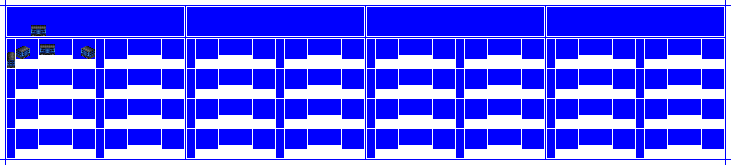
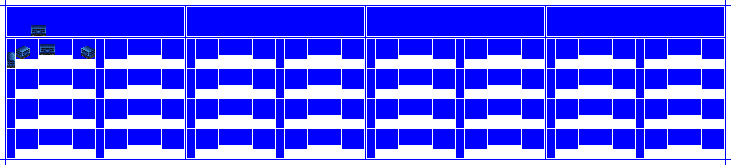
Layer changes from the first 731px x 165px image to the second:
hid "Roof Layer" over bbox(7, 25, 95, 61)
painted on "4 Train" over bbox(25, 29, 86, 56)